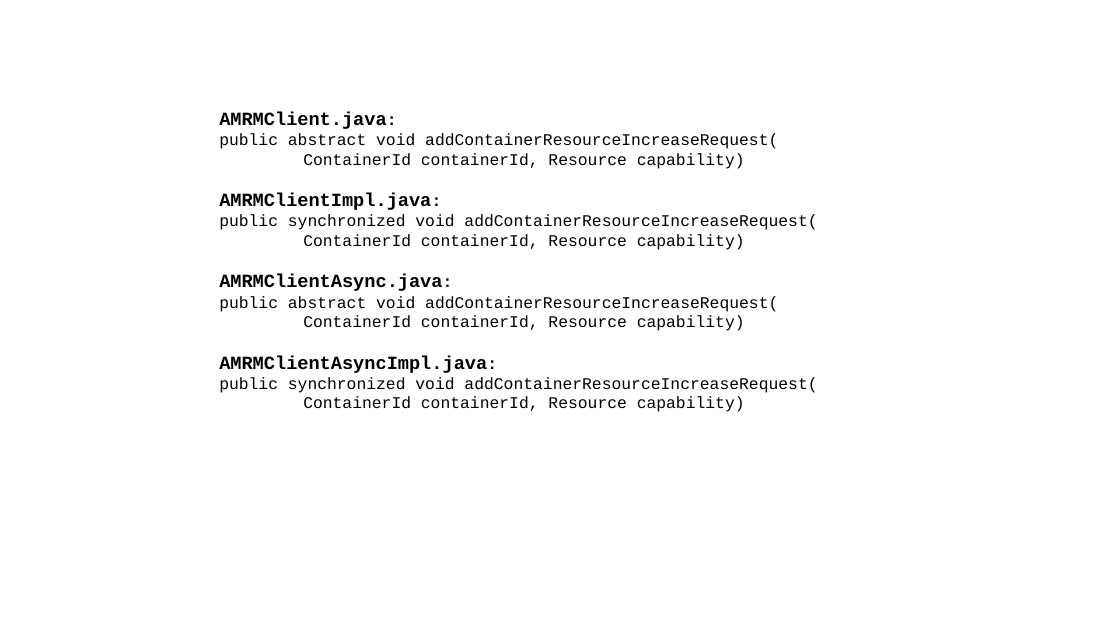
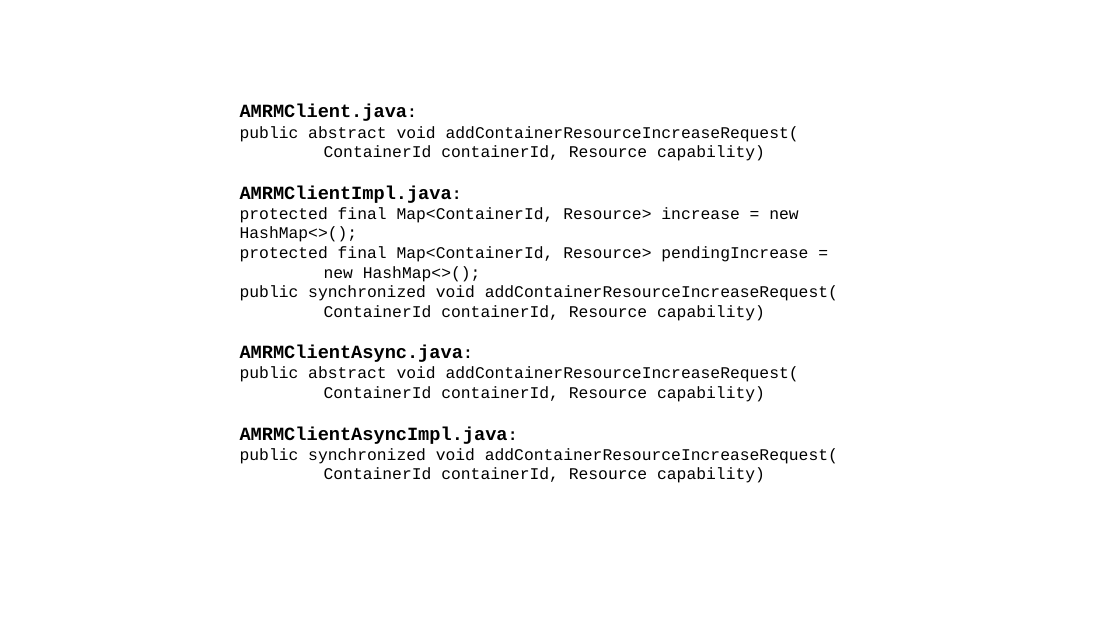
Before and after one commit to huiyi-learning/Dissertation, a slide deck: slide 39 of Diploma paper/Figures.pptx. Drawn at 1120x630 pixels with LibreOffice and Linux fonts; fonts in the diff are those of the drawing. Boxes give left, top, right and bottom in pixels: in the first picture for what was removed or moved away, otherwise in the second. Text is boxed around its words. In the diff, an @@ line names an element or a change of style, - is before the commit and + after.

```diff
--- a/Diploma paper/Figures.pptx
+++ b/Diploma paper/Figures.pptx
@@ text "AMRMClient.java:": place and size @@
-text "AMRMClient.java:" at [219,112,817,412]
+text "AMRMClient.java:" at [240,104,838,483]
@@ text at [240,207,808,282]: paragraphs added @@
+protected final Map<ContainerId, Resource> increase = new HashMap<>();
+protected final Map<ContainerId, Resource> pendingIncrease =
+new HashMap<>();
```
Also in this commit, not shown: 1 other slide changed, 3 slides added, 3 slides removed, 3 other files.
